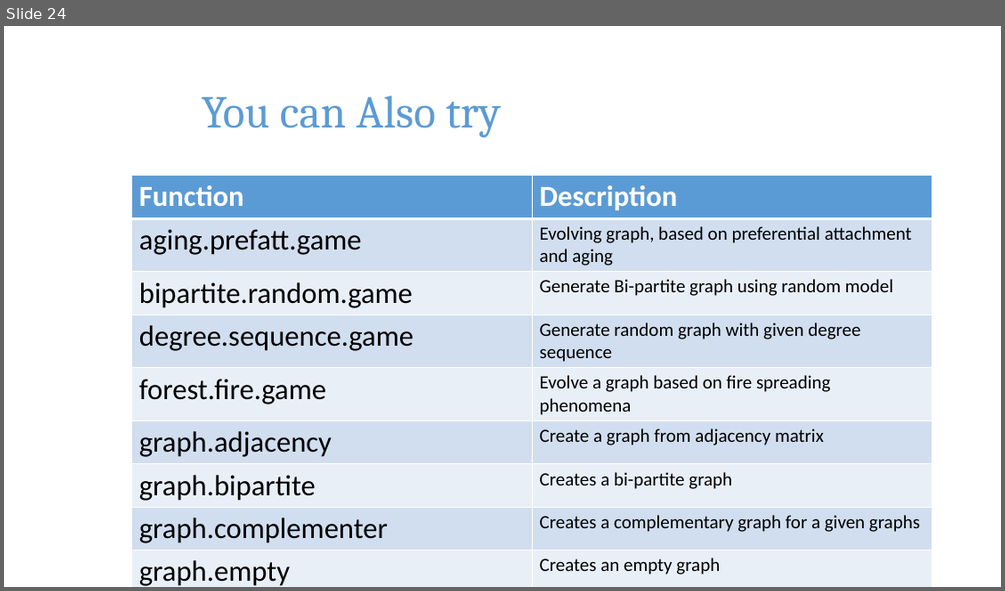
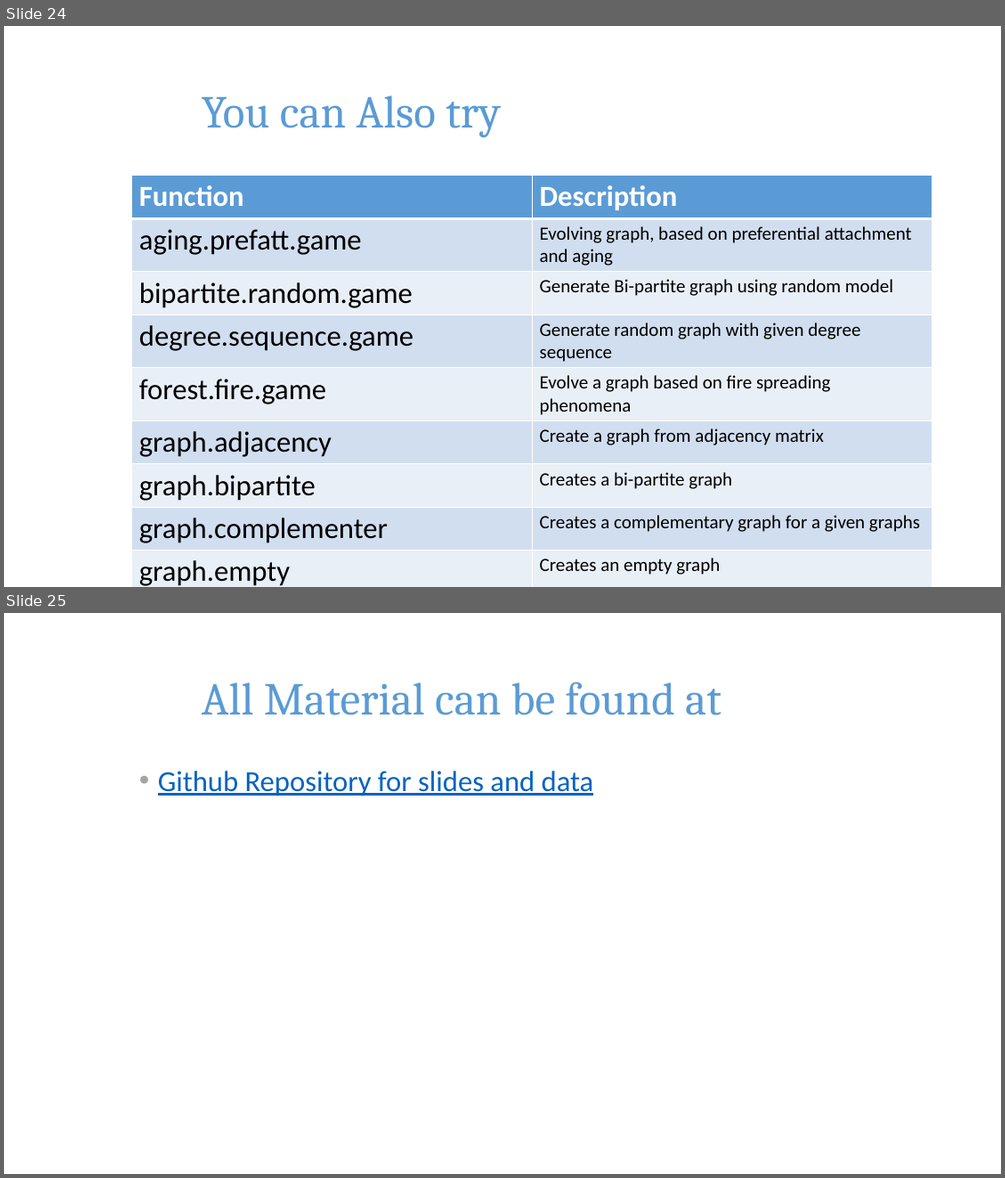
Before and after one commit to muhammadfaizan/r-language-network-introduction, a slide deck: R Language-2016.pptx. Shown one above the other, each under a label of ours: slide 24 before the commit, slides 24 and 25 after it. The pictures are 1005x591 and 1005x1178 pixels, drawn with LibreOffice and Linux fonts; fonts in the diff are those of the drawing; background and template pictures are left out. Boxes give left, top, right and bottom in pixels: in the first picture for what was removed or moved away, otherwise in the second. Text is boxed around its words. In the diff, an @@ line names an element or a change of style, - is before the commit and + after.

```diff
--- a/R Language-2016.pptx
+++ b/R Language-2016.pptx
@@ slide 25 added at [4,613,1001,1174], background picture (left out) @@
@@ title added at [202,682,721,715], 44 pt, text #5B9BD5 @@
+All Material can be found at
@@ text added at [158,771,594,796], 28 pt, text #0563C1, underline @@
+• Github Repository for slides and data
```
Also in this commit, not shown: 1 other file.
